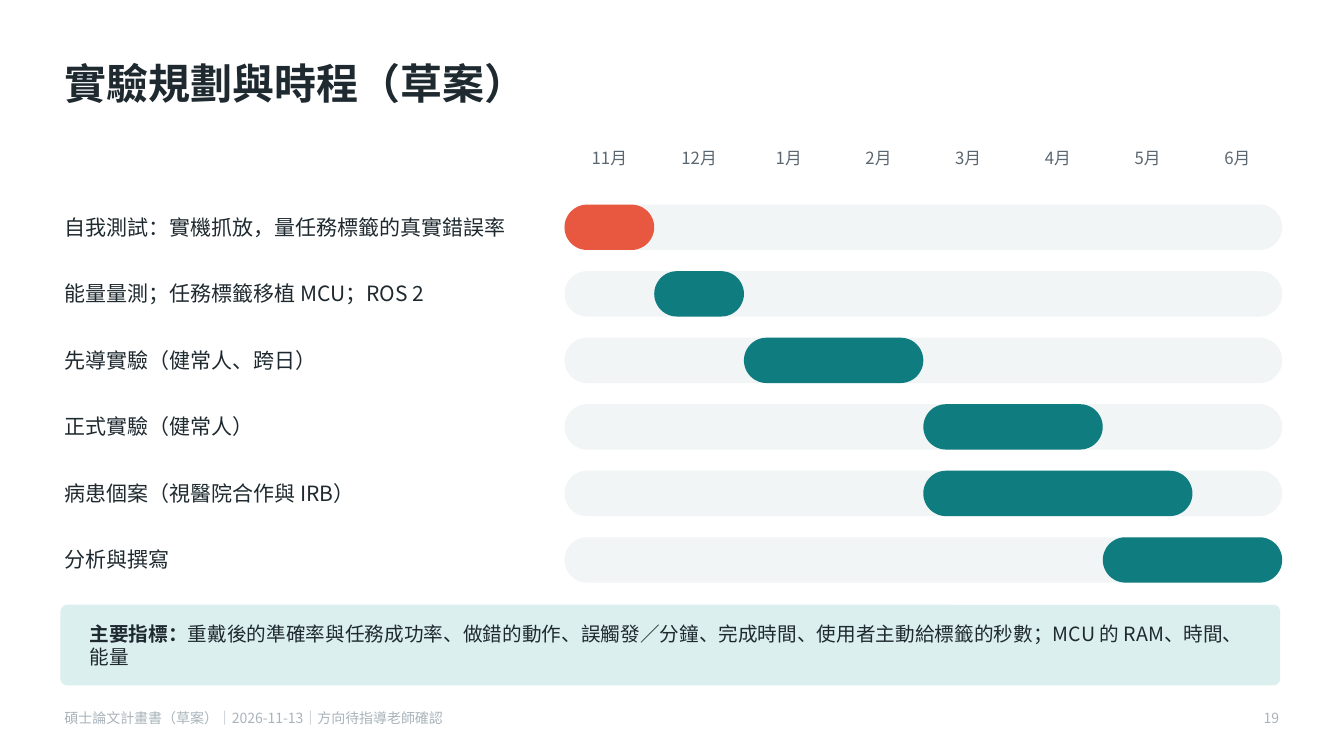
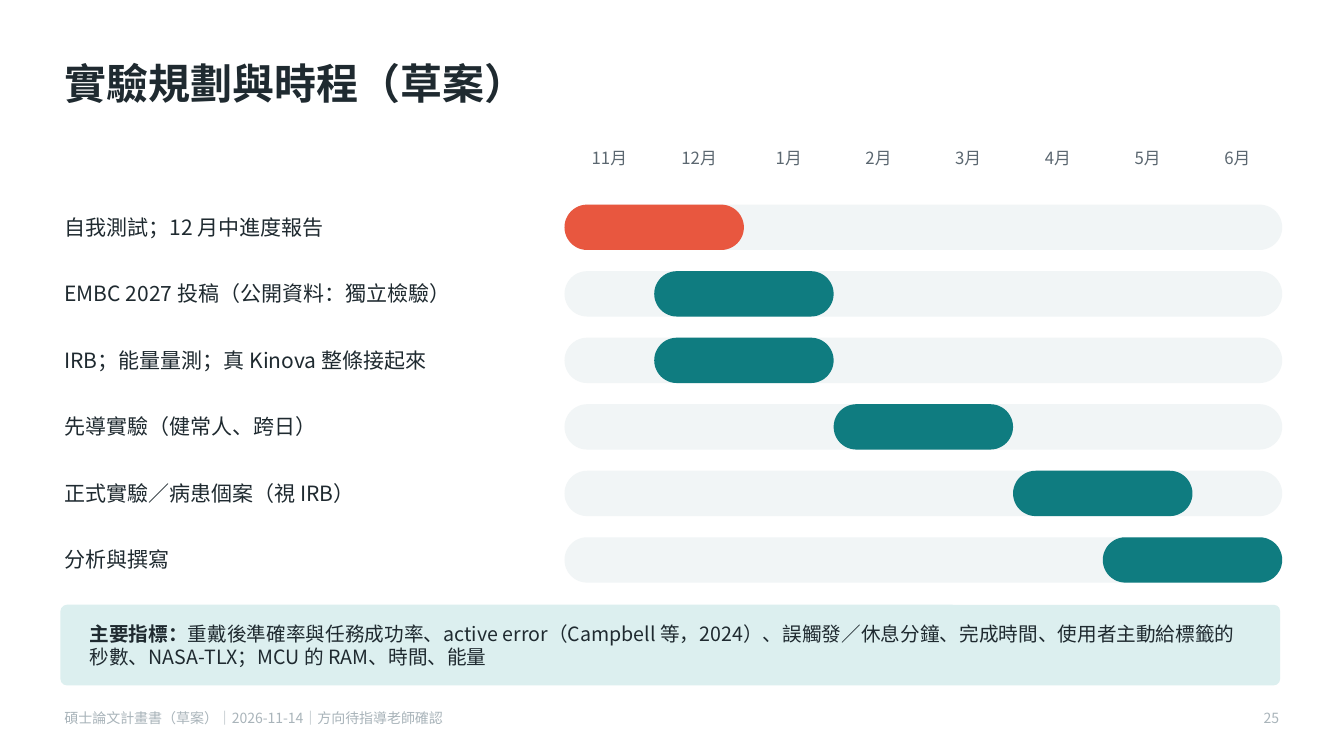
Before and after one commit to momotoofurry/pppp, a slide deck: slide 25 of docs/thesis/碩論計畫書.pptx (slide 19 before the commit). Drawn at 1344x756 pixels with LibreOffice and Linux fonts; fonts in the diff are those of the drawing. Boxes give left, top, right and bottom in pixels: in the first picture for what was removed or moved away, otherwise in the second. Text is boxed around its words. In the diff, an @@ line names an element or a change of style, - is before the commit and + after.

```diff
--- a/docs/thesis/碩論計畫書.pptx
+++ b/docs/thesis/碩論計畫書.pptx
@@ rounded rectangle resized from (x1=565, y1=205, x2=654, y2=250) to (x1=565, y1=205, x2=744, y2=250) @@
@@ text at (x1=64, y1=217, x2=324, y2=238): text changed @@
-自我測試：實機抓放，量任務標籤的真實錯誤率
+自我測試；12 月中進度報告
@@ text at (x1=64, y1=283, x2=450, y2=303): text changed @@
-能量量測；任務標籤移植 MCU；ROS 2
+EMBC 2027 投稿（公開資料：獨立檢驗）
@@ rounded rectangle resized from (x1=654, y1=271, x2=744, y2=317) to (x1=654, y1=271, x2=834, y2=317) @@
@@ text at (x1=64, y1=350, x2=426, y2=371): text changed @@
-先導實驗（健常人、跨日）
+IRB；能量量測；真 Kinova 整條接起來
@@ rounded rectangle moved from (x1=744, y1=338, x2=924, y2=383) to (x1=654, y1=338, x2=834, y2=383) @@
@@ text at (x1=64, y1=416, x2=316, y2=436): text changed @@
-正式實驗（健常人）
+先導實驗（健常人、跨日）
@@ rounded rectangle moved from (x1=924, y1=404, x2=1103, y2=450) to (x1=834, y1=404, x2=1013, y2=450) @@
@@ rounded rectangle resized from (x1=924, y1=471, x2=1193, y2=516) to (x1=1013, y1=471, x2=1193, y2=516) @@
@@ text at (x1=64, y1=483, x2=354, y2=503): text changed @@
-病患個案（視醫院合作與 IRB）
+正式實驗／病患個案（視 IRB）
@@ text at (x1=90, y1=624, x2=1234, y2=667): text changed @@
-主要指標：重戴後的準確率與任務成功率、做錯的動作、誤觸發／分鐘、完成時間、使用者主動給標籤的秒數；MCU 的 RAM、時間、能量
+主要指標：重戴後準確率與任務成功率、active error（Campbell 等，2024）、誤觸發／休息分鐘、完成時間、使用者主動給標籤的秒數、NASA-TLX；MCU 的 RAM、時間、能量
@@ text at (x1=64, y1=711, x2=442, y2=724): text changed @@
-碩士論文計畫書（草案）｜2026-11-13｜方向待指導老師確認
+碩士論文計畫書（草案）｜2026-11-14｜方向待指導老師確認
@@ text at (x1=1264, y1=713, x2=1280, y2=723): text changed @@
-19
+25
```
Also in this commit, not shown: 20 other slides changed, 6 slides added, 42 other files.
